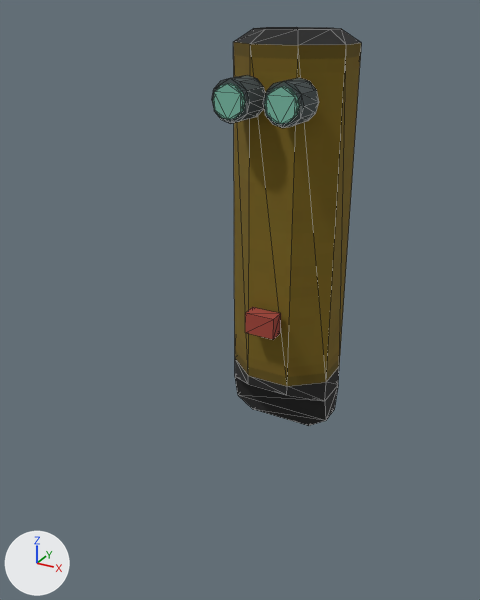
Two versions of the glTF model software/beckenburg/assets/runtime/models/blender_dots_projector_1.glb, one commit apart.
Rendered twice from a 50 mm camera at (0.0854, -0.1893, 0.1354) aimed at (-0.009, -0.0177, 0.0496). The axes (+X, +Y, +Z) are drawn at lower left. The lights are the same throughout. The picture after the commit comes second. Mesh edges are drawn as thin lines. Vertices at exactly the same position are counted once.

In view in the first picture: 'blender_dots_projector_1'.
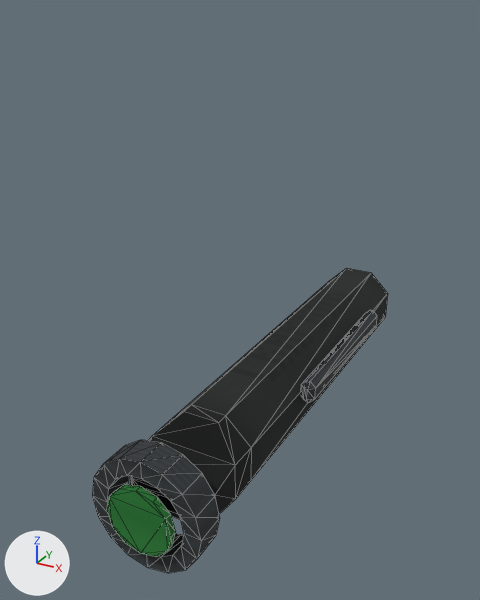
Pixel boxes (x1, y1, x2, y2) of what changed, in the pictures (480 x 600 px; the box of a moved part takes in the faces that stretch with it):
'blender_dots_projector_1', reshaped (97% wider, 24% shorter)
    before: (212, 27, 362, 426)
    after: (92, 268, 388, 573)
part 1 of me_source_derived_vape_mp_1, moved or reshaped
    before: (233, 27, 362, 426)
    after: (130, 268, 388, 520)
part 2 of me_source_derived_vape_mp_1, added (green)
    after: (107, 484, 176, 557)
part 3 of me_source_derived_vape_mp_1, added
    after: (92, 440, 220, 573)
part 4 of me_source_derived_vape_mp_1, added
    after: (301, 310, 377, 403)
part 5 of me_source_derived_vape_mp_1, deleted
    before: (212, 75, 319, 340)

What the commit changed:
Picture 'dark anodized diffuse' (img_dark_anodized_diffuse) is new.
Picture 'misc_mp_1' (img_misc_mp_1) is new.
Picture 'green signal diffuse' (img_green_signal_diffuse) is new.
Material 'Rebuild dark anodized' (mat_rebuild_dark_anodized) is new.
Its texture is img_dark_anodized_diffuse.
Its roughness is 0.88.
Material 'misc_mp_1 charcoal field finish' (mat_misc_mp_1_charcoal_field_finish) is new.
Its texture is img_misc_mp_1.
Its roughness is 1.0.
Material 'Rebuild green signal' (mat_rebuild_green_signal) is new.
Its texture is img_green_signal_diffuse.
Its roughness is 0.88.
me_source_derived_vape_mp_1 is used by ob_blender_dots_projector_1; location (0.0, 0.0, 0.0).
me_source_derived_vape_mp_1 had 159 vertices, 290 faces and spanned x -0.0175..0.0175, y -0.0265..0.0245, z 0.0..0.13.
me_source_derived_vape_mp_1 no longer uses material mat_psx_dots_projector (picture img_dots_projector).
me_source_derived_vape_mp_1 now has 159 vertices, 306 faces and spans x -0.017..0.0185, y -0.087..0.0775, z 0.0..0.034.
me_source_derived_vape_mp_1 part 1: the loose piece of 47 vertices spanning x -0.0175..0.0175, y -0.015..0.015, z 0.0..0.13 is multiplied about its middle by the matrix ((-0.787, 0.0, 0.0), (0.0, 0.0, 1.192), (0.0, 0.918, 0.0)), then moved by (0.0, 0.0, -0.048), in mat_misc_mp_1_charcoal_field_finish (picture img_misc_mp_1).
me_source_derived_vape_mp_1 part 2: a new loose piece, a 12-sided cylinder along y spanning x -0.01..0.01, y -0.087..-0.085, z 0.007..0.027, in mat_rebuild_green_signal (picture img_green_signal_diffuse).
me_source_derived_vape_mp_1 part 3: a new loose piece of 64 vertices spanning x -0.017..0.017, y -0.0845..-0.0755, z 0.0..0.034, in mat_rebuild_dark_anodized (picture img_dark_anodized_diffuse).
me_source_derived_vape_mp_1 part 4: a new loose piece of 24 vertices spanning x 0.0135..0.0185, y -0.02..0.046, z 0.019..0.027, in mat_rebuild_dark_anodized (picture img_dark_anodized_diffuse).
me_source_derived_vape_mp_1 part 5: 6 loose pieces with 112 vertices, spanning x -0.014..0.014, y -0.0265..0.0245, z 0.038..0.118, are deleted.
me_source_derived_vape_mp_1 gains material mat_misc_mp_1_charcoal_field_finish (picture img_misc_mp_1).
me_source_derived_vape_mp_1 gains material mat_rebuild_dark_anodized (picture img_dark_anodized_diffuse).
me_source_derived_vape_mp_1 gains material mat_rebuild_green_signal (picture img_green_signal_diffuse).
